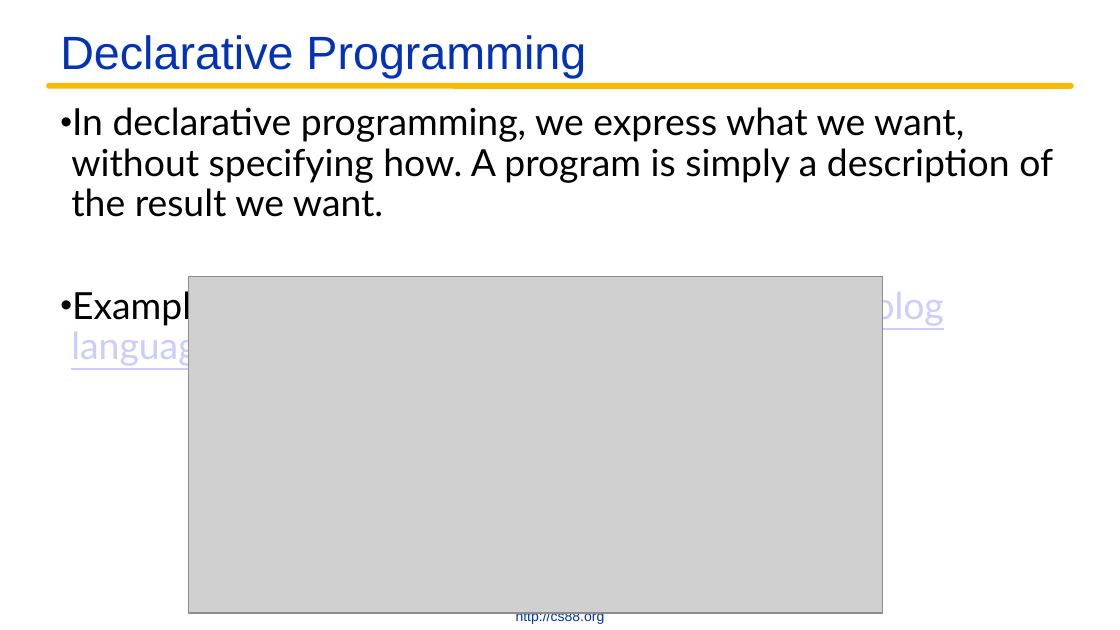
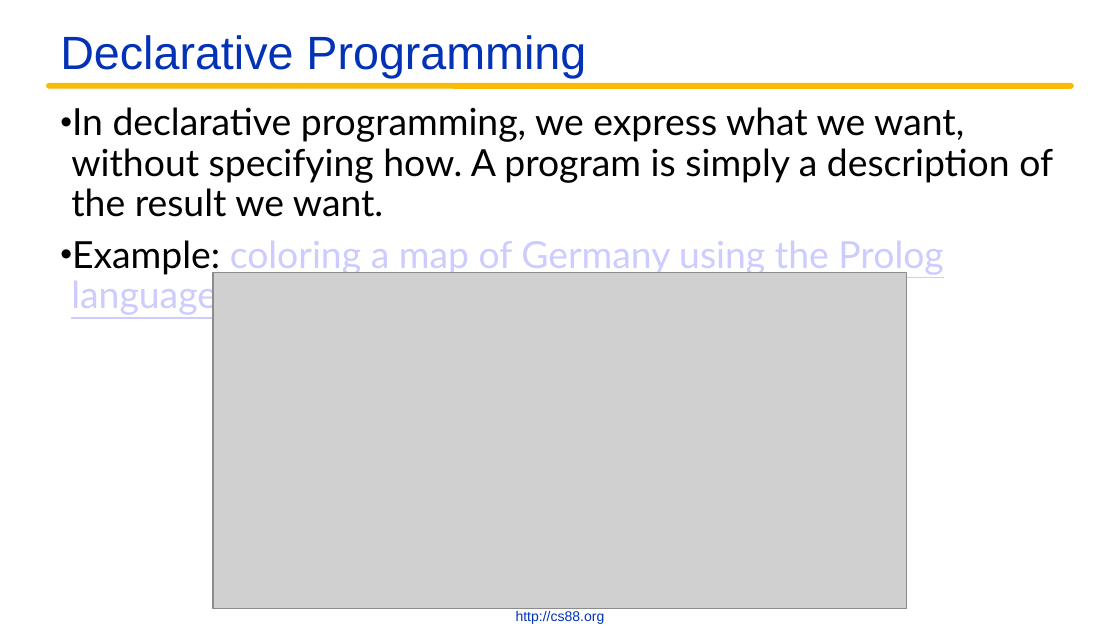
Before and after one commit to cs88-website/fa22, a slide deck: slide 18 of assets/slides/fa22/24-Paradigms.pptx (slide 16 before the commit). Drawn at 1120x630 pixels with LibreOffice and Linux fonts; fonts in the diff are those of the drawing; grey boxes stand for pictures; background and template pictures are left out. Boxes give left, top, right and bottom in pixels: in the first picture for what was removed or moved away, otherwise in the second. Text is boxed around its words. In the diff, an @@ line names an element or a change of style, - is before the commit and + after.

```diff
--- a/assets/slides/fa22/24-Paradigms.pptx
+++ b/assets/slides/fa22/24-Paradigms.pptx
@@ text "In declarative programming, we express ..." rewrapped from (71,107,1053,367) to (71,107,1053,315) @@
@@ picture: place and size @@
-picture at (189,277,884,613)
+picture at (213,273,907,609)
```
Also in this commit, not shown: 2 other slides changed, 3 slides added, 5 other files.
